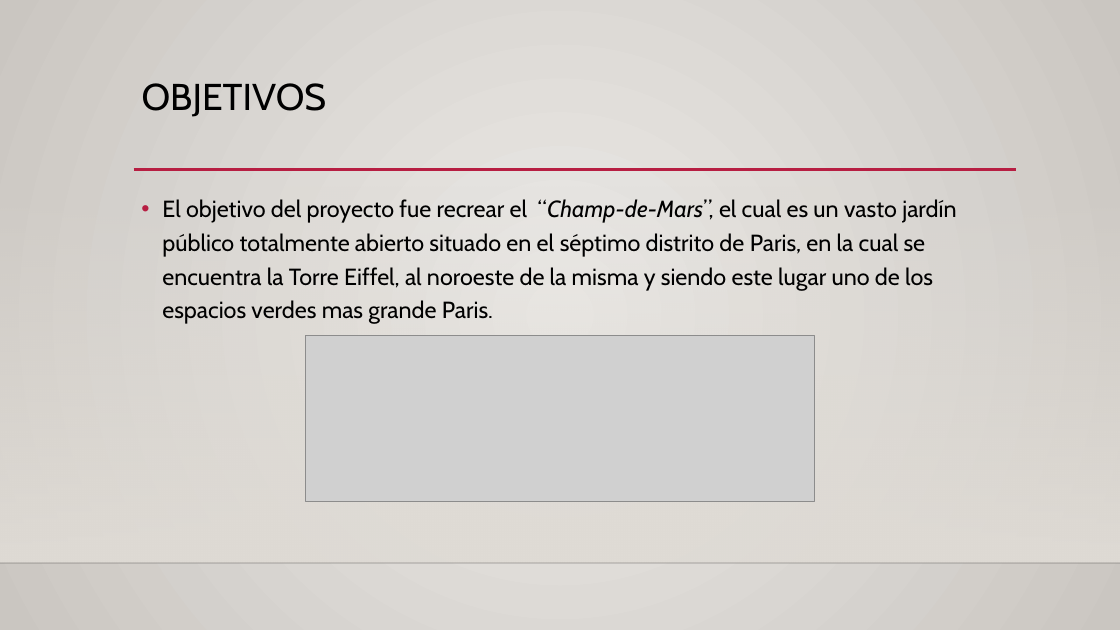
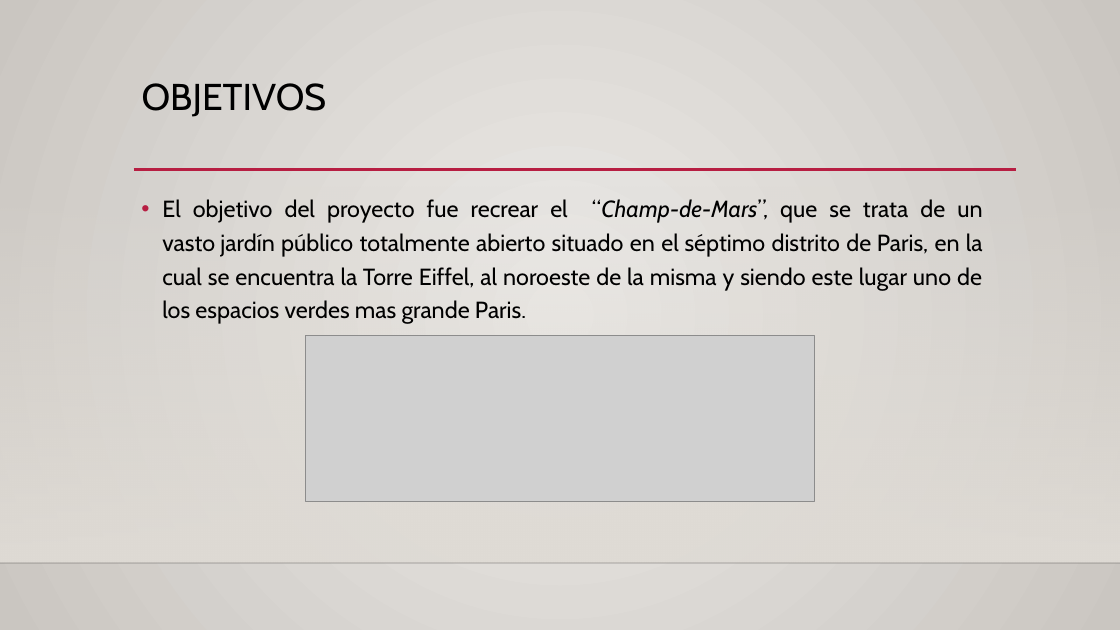
Before and after one commit to brunnerfrancisco/Proyecto-Final-CG, a slide deck: slide 3 of Proyecto 1/Presentacion Proyecto 2.pptx. Drawn at 1120x630 pixels with LibreOffice and Linux fonts; fonts in the diff are those of the drawing; grey boxes stand for pictures; background and template pictures are left out. Boxes give left, top, right and bottom in pixels: in the first picture for what was removed or moved away, otherwise in the second. Text is boxed around its words. In the diff, an @@ line names an element or a change of style, - is before the commit and + after.

Commit message:
Entrega - Proyecto 2

```diff
--- a/Proyecto 1/Presentacion Proyecto 2.pptx
+++ b/Proyecto 1/Presentacion Proyecto 2.pptx
@@ text at bbox=[162, 199, 983, 324]: text changed @@
-• El objetivo del proyecto fue recrear el “Champ-de-Mars”, el cual es un vasto jardín público totalmente abierto situado en el séptimo distrito de Paris, en la cual se encuentra la Torre Eiffel, al noroeste de la misma y siendo este lugar uno de los espacios verdes mas grande Paris.
+• El objetivo del proyecto fue recrear el “Champ-de-Mars”, que se trata de un vasto jardín público totalmente abierto situado en el séptimo distrito de Paris, en la cual se encuentra la Torre Eiffel, al noroeste de la misma y siendo este lugar uno de los espacios verdes mas grande Paris.
```
Also in this commit, not shown: 8 other slides changed.
